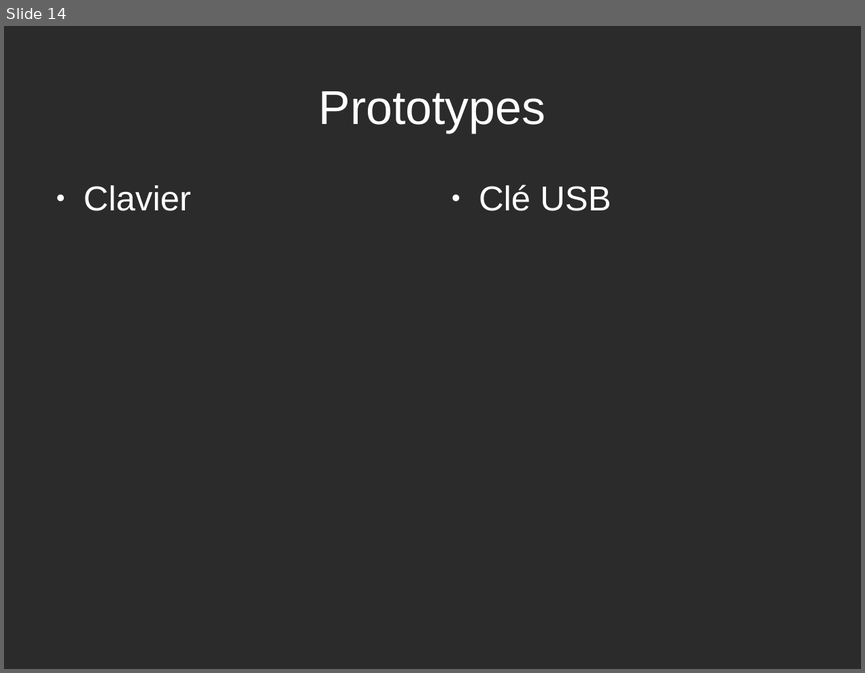
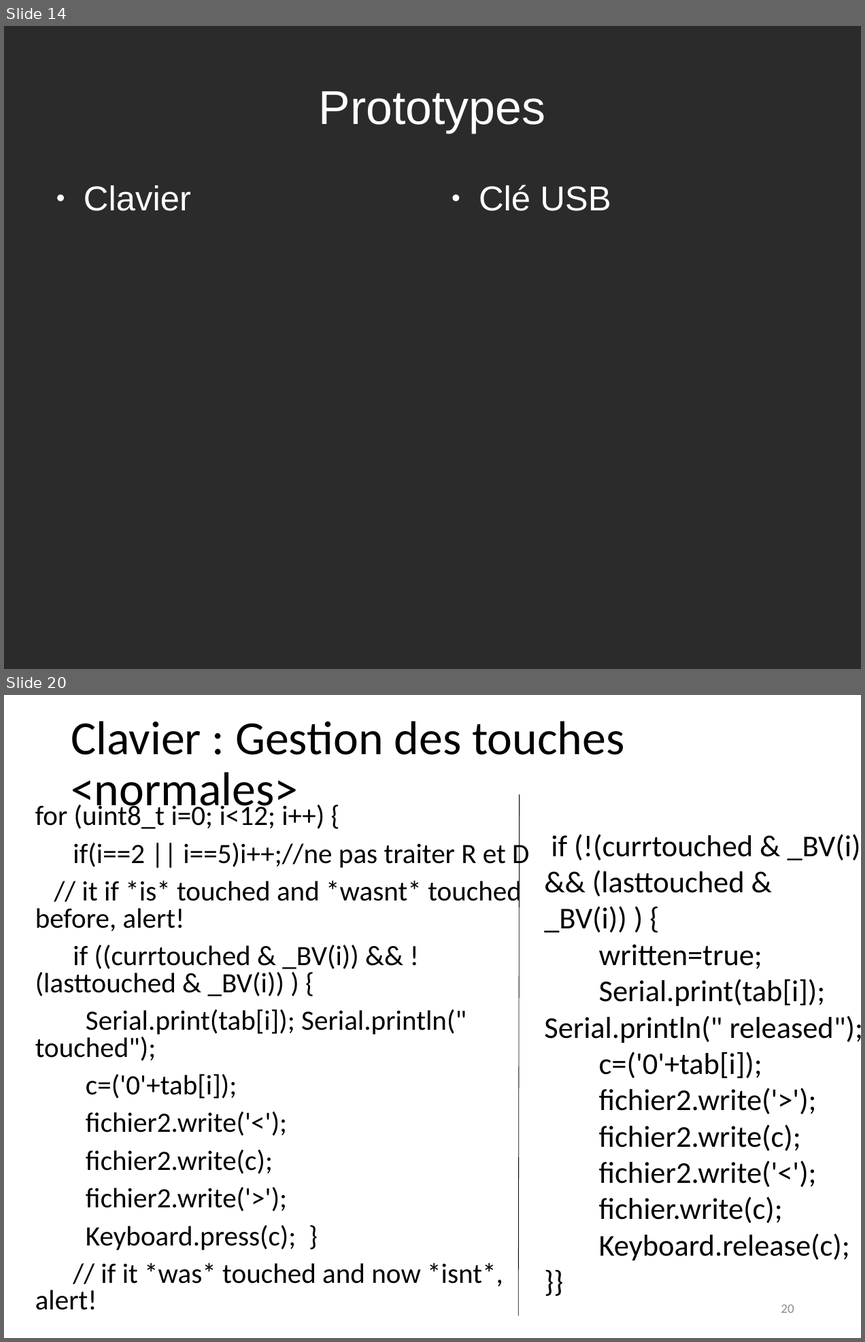
Before and after one commit to rguillomon/IMA3-4_Project, a slide deck: P12(périphUSB).odp. Shown one above the other, each under a label of ours: slide 14 before the commit, slides 14 and 20 after it; the slides between them are not shown. The pictures are 865x673 and 865x1342 pixels, drawn with LibreOffice and Linux fonts; fonts in the diff are those of the drawing; background and template pictures are left out; a plain dark background stands for a picture behind light text. Boxes give left, top, right and bottom in pixels: in the first picture for what was removed or moved away, otherwise in the second. Text is boxed around its words. In the diff, an @@ line names an element or a change of style, - is before the commit and + after.

```diff
--- a/P12(périphUSB).odp
+++ b/P12(périphUSB).odp
@@ slide 20 added at [4, 695, 861, 1338], background #FFFFFF @@
@@ title added at [71, 721, 624, 817], 44 pt, text #000000 @@
+Clavier : Gestion des touches <normales>
@@ line added from (519, 794) to (519, 1315), #000000 0.51 pt @@
@@ text added at [35, 802, 529, 1310], 25.9 pt, text #000000 @@
+for (uint8_t i=0; i<12; i++) {
+if(i==2 || i==5)i++;//ne pas traiter R et D
+// it if *is* touched and *wasnt* touched before, alert!
+if ((currtouched & _BV(i)) && !(lasttouched & _BV(i)) ) {
+Serial.print(tab[i]); Serial.println(" touched");
+c=('0'+tab[i]);
+fichier2.write('<');
+fichier2.write(c);
+fichier2.write('>');
+Keyboard.press(c); }
+// if it *was* touched and now *isnt*, alert!
@@ text added at [544, 834, 861, 1261], 28 pt, text #000000 @@
+if (!(currtouched & _BV(i)) && (lasttouched & _BV(i)) ) {
+written=true;
+Serial.print(tab[i]); Serial.println(" released");
+c=('0'+tab[i]);
+fichier2.write('>');
+fichier2.write(c);
+fichier2.write('<');
+fichier.write(c);
+Keyboard.release(c);
+}}
@@ page number added at [781, 1304, 793, 1312], 12 pt, text #8B8B8B @@
+20
```
Also in this commit, not shown: 4 slides changed, 7 other slides added, 16 other files.
